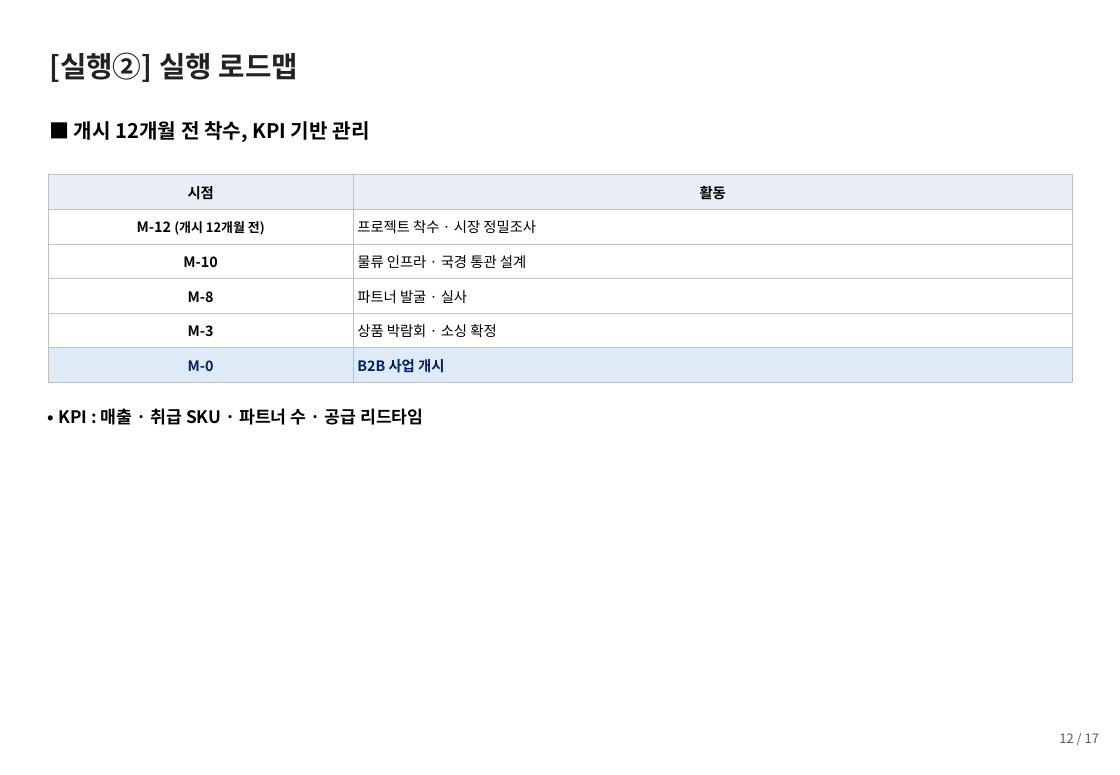
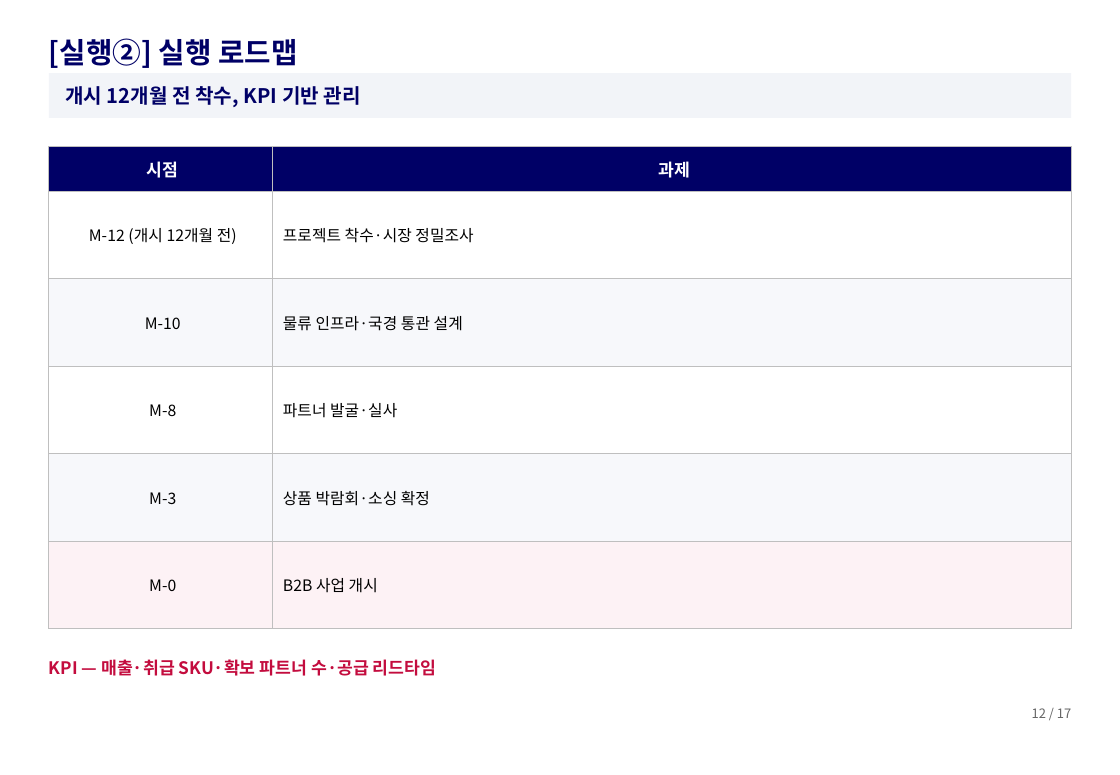
Before and after one commit to avoseed/web1, a slide deck: slide 13 of output/캄보디아_확장기획.pptx. Drawn at 1120x775 pixels with LibreOffice and Linux fonts; fonts in the diff are those of the drawing. Boxes give left, top, right and bottom in pixels: in the first picture for what was removed or moved away, otherwise in the second. Text is boxed around its words. In the diff, an @@ line names an element or a change of style, - is before the commit and + after.

```diff
--- a/output/캄보디아_확장기획.pptx
+++ b/output/캄보디아_확장기획.pptx
@@ text "[실행②] 실행 로드맵": place and size @@
-text "[실행②] 실행 로드맵" at <box>49,52,298,82</box>
+text "[실행②] 실행 로드맵" at <box>49,38,297,68</box>
@@ text "[실행②] 실행 로드맵" at <box>49,38,297,68</box>: text colour #222222 to #000066; vertical alignment top to bottom @@
@@ rectangle added at <box>49,73,1071,118</box>, fill #F2F4F8 @@
@@ text at <box>65,86,361,107</box>: text changed; text colour #000000 to #000066 @@
-■ 개시 12개월 전 착수, KPI 기반 관리
+개시 12개월 전 착수, KPI 기반 관리
@@ text "개시 12개월 전 착수, KPI ..." at <box>65,86,361,107</box>: vertical alignment top to middle @@
@@ table at <box>49,147,1071,630</box> @@
-row 1, column 2: 활동
+row 1, column 2: 과제
-row 2, column 2: 프로젝트 착수 · 시장 정밀조사
+row 2, column 2: 프로젝트 착수·시장 정밀조사
-row 3, column 2: 물류 인프라 · 국경 통관 설계
+row 3, column 2: 물류 인프라·국경 통관 설계
-row 4, column 2: 파트너 발굴 · 실사
+row 4, column 2: 파트너 발굴·실사
-row 5, column 2: 상품 박람회 · 소싱 확정
+row 5, column 2: 상품 박람회·소싱 확정
@@ fill #EAEEF6 to #000066 in row 1 @@
@@ fill #FFFFFF to #F7F8FB in 4 cells @@
@@ fill #DEEBF7 to #FDF2F5 in row 6 @@
@@ size 10 to 12 pt, text colour #000000 to #FFFFFF in "시점" @@
@@ size 10 to 11 pt in "M-12", "M-10", "M-8", "M-3" and 2 more places @@
@@ size 9 to 11 pt in "(개시 12개월 전)" @@
@@ bold off in "M-12 (개시 12개월 전)", "M-10", "M-8", "M-3" and 2 more places @@
@@ text colour #002060 to #000000 in "M-0", "B2B 사업 개시" @@
@@ table: place and size @@
-table at <box>48,175,1071,383</box>
+table at <box>49,147,1071,630</box>
@@ text "KPI — 매출·취급 SKU·확보 파트너 ..." at <box>49,659,436,676</box>: vertical alignment top to middle @@
@@ text at <box>49,659,436,676</box>: text changed; text colour #000000 to #C30C3E @@
-• KPI : 매출 · 취급 SKU · 파트너 수 · 공급 리드타임
+KPI — 매출·취급 SKU·확보 파트너 수·공급 리드타임
@@ text "12 / 17": place and size @@
-text "12 / 17" at <box>1059,733,1099,743</box>
+text "12 / 17" at <box>1032,708,1071,718</box>
@@ text "12 / 17" at <box>1032,708,1071,718</box>: text colour #595959 to #666666 @@
```
Also in this commit, not shown: 17 other slides changed, 1 other file.
